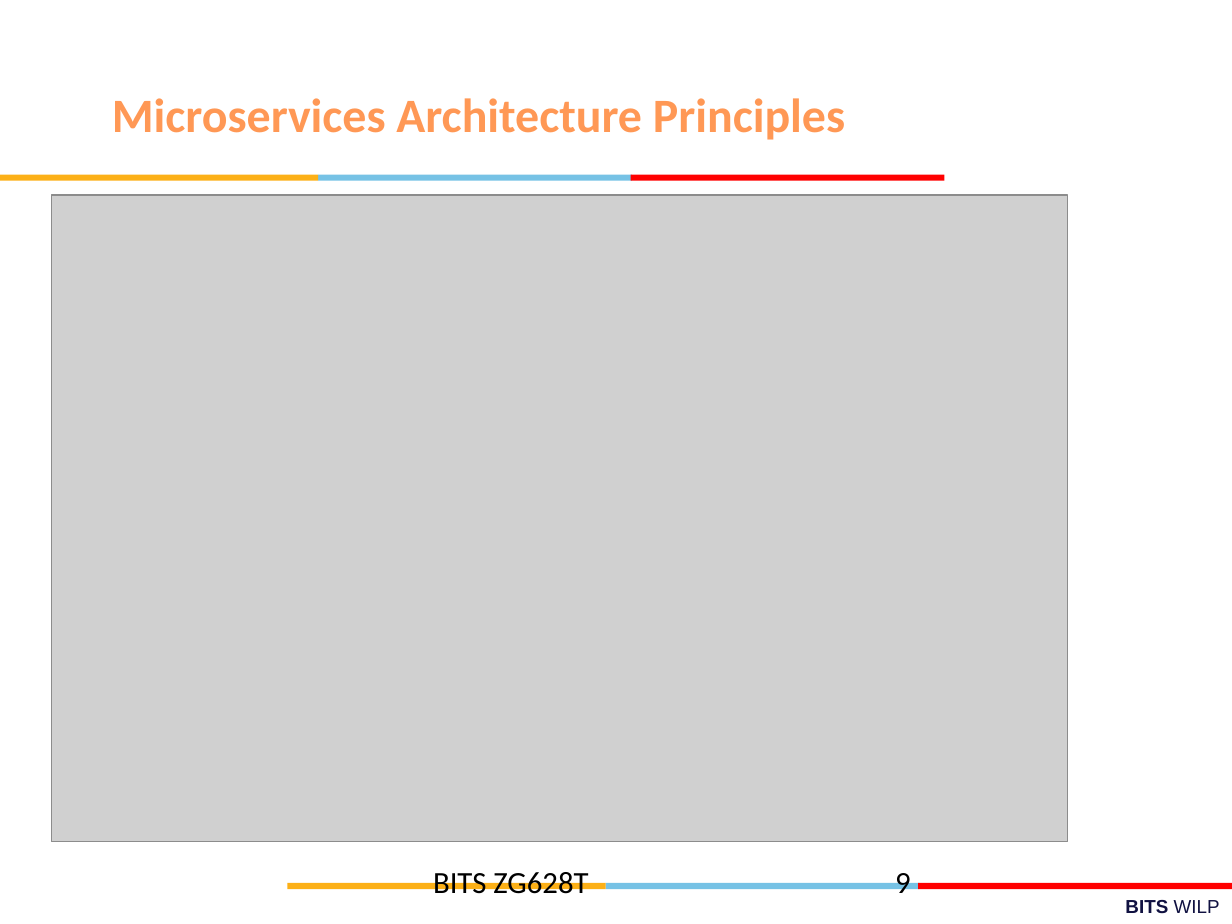
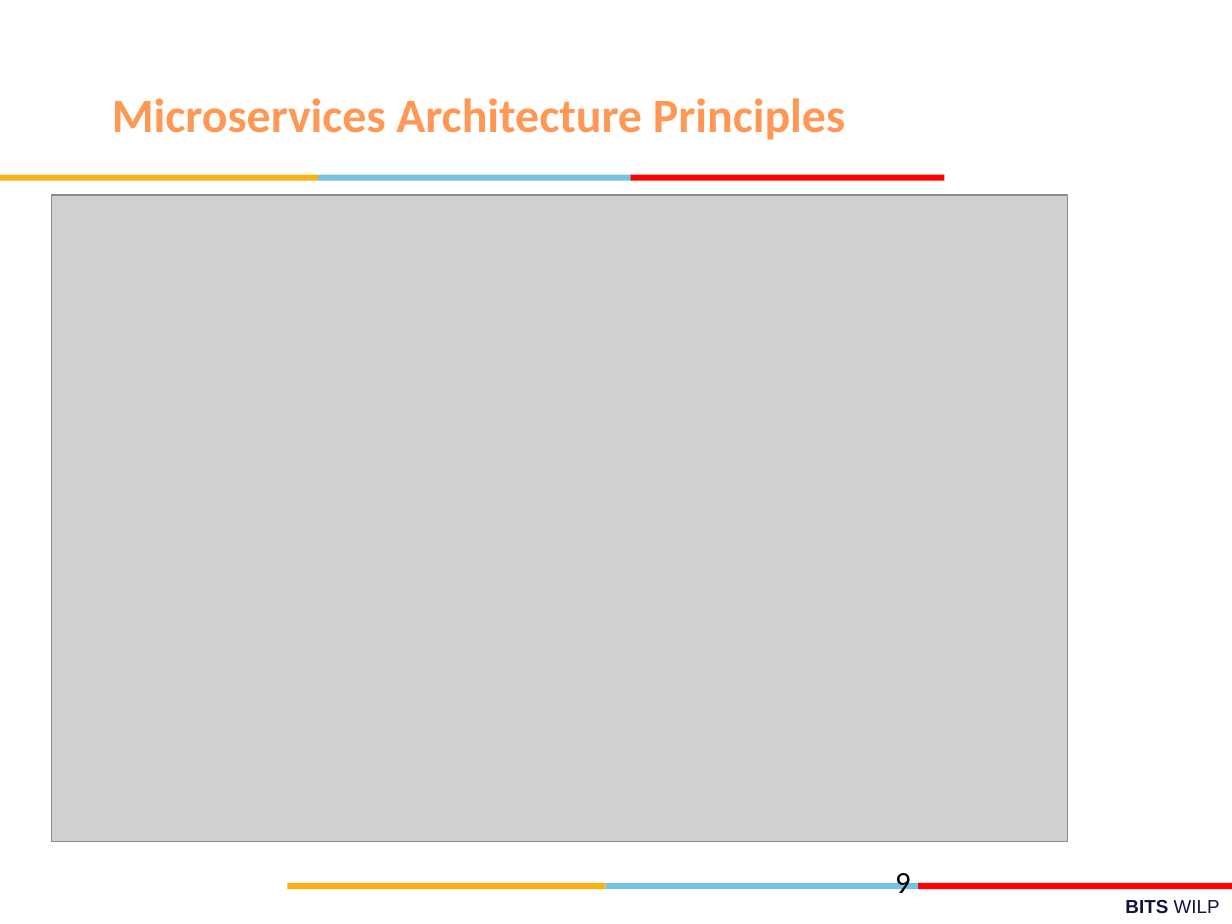
Before and after one commit to pkytech/BITS, a slide deck: slide 9 of 2016HT12516-TusharPhadke_dissertation_presentation.pptx. Drawn at 1232x924 pixels with LibreOffice and Linux fonts; fonts in the diff are those of the drawing; grey boxes stand for pictures; background and template pictures are left out. Boxes give left, top, right and bottom in pixels: in the first picture for what was removed or moved away, otherwise in the second. Text is boxed around its words. In the diff, an @@ line names an element or a change of style, - is before the commit and + after.

```diff
--- a/2016HT12516-TusharPhadke_dissertation_presentation.pptx
+++ b/2016HT12516-TusharPhadke_dissertation_presentation.pptx
@@ text removed at [433,872,588,894] @@
-BITS ZG628T
```
Also in this commit, not shown: 4 other slides changed, 15 slides added, 16 slides removed, 2 other files.
